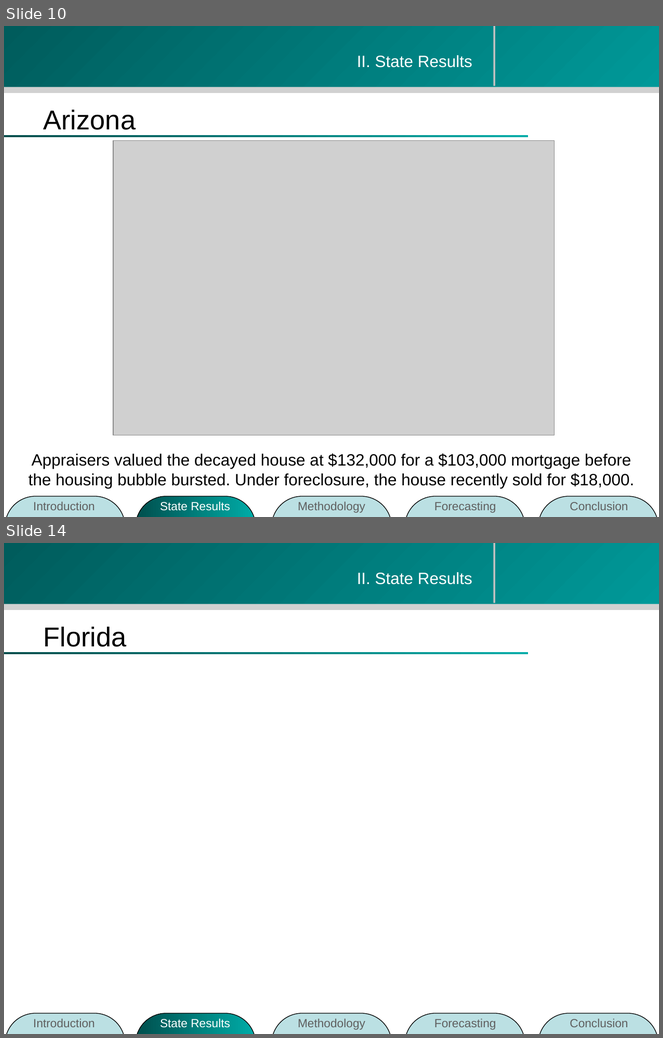
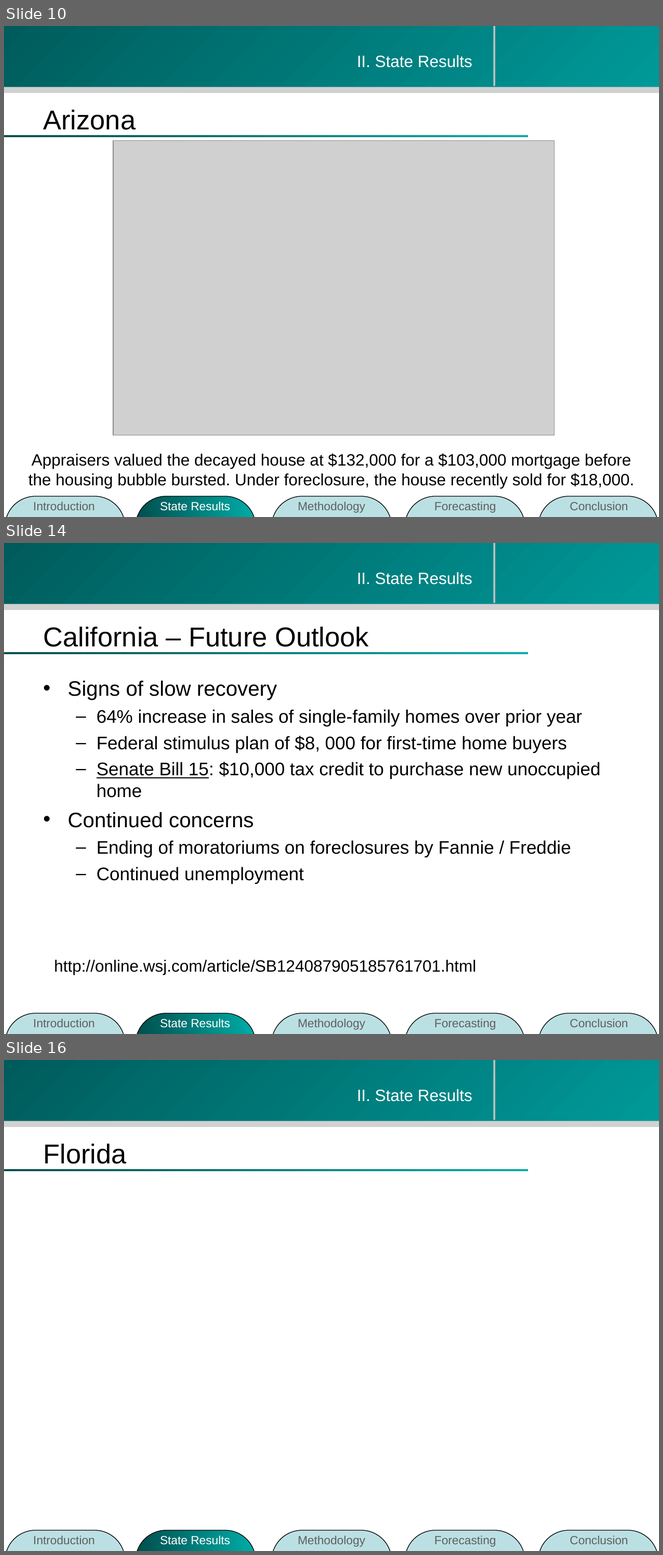
Before and after one commit to zhouzhenghui/svnrepository, a slide deck: SVNRepository/Presentation/M.Eng Final Presentation-take2.ppt. Shown one above the other, each under a label of ours: slides 10 and 14 before the commit, slides 10, 14 and 16 after it; the slides between them are not shown. The pictures are 663x1038 and 663x1555 pixels, drawn with LibreOffice and Linux fonts; fonts in the diff are those of the drawing; grey boxes stand for pictures; background and template pictures are left out. Boxes give left, top, right and bottom in pixels: in the first picture for what was removed or moved away, otherwise in the second. Text is boxed around its words. In the diff, an @@ line names an element or a change of style, - is before the commit and + after.

```diff
--- a/SVNRepository/Presentation/M.Eng Final Presentation-take2.ppt
+++ b/SVNRepository/Presentation/M.Eng Final Presentation-take2.ppt
@@ slide 14 added at (4,543,659,1034), background #FFFFFF; not listed: 4 template elements that a slide beside it also shows @@
@@ text added at (357,572,473,585), 18 pt, text #FFFFFF @@
+II. State Results
@@ title added at (43,627,369,647), 30 pt, text #000000 @@
+California – Future Outlook
@@ text added at (68,681,600,884), 20 pt, text #000000 @@
+• Signs of slow recovery
+  – 64% increase in sales of single-family homes over prior year
+  – Federal stimulus plan of $8, 000 for first-time home buyers
+  – Senate Bill 15: $10,000 tax credit to purchase new unoccupied home
+• Continued concerns
+  – Ending of moratoriums on foreclosures by Fannie / Freddie
+  – Continued unemployment
@@ text added at (54,960,476,975), 18 pt, text #000000 @@
+http://online.wsj.com/article/SB124087905185761701.html
@@ group added at (6,1014,659,1034): 5 rounded rectangles, 5 texts @@
+Introduction
+State Results
+Methodology
+Forecasting
+Conclusion
@@ what was slide 14 is now slide 16 @@
```
Also in this commit, not shown: 4 slides changed, 1 other slide added.
